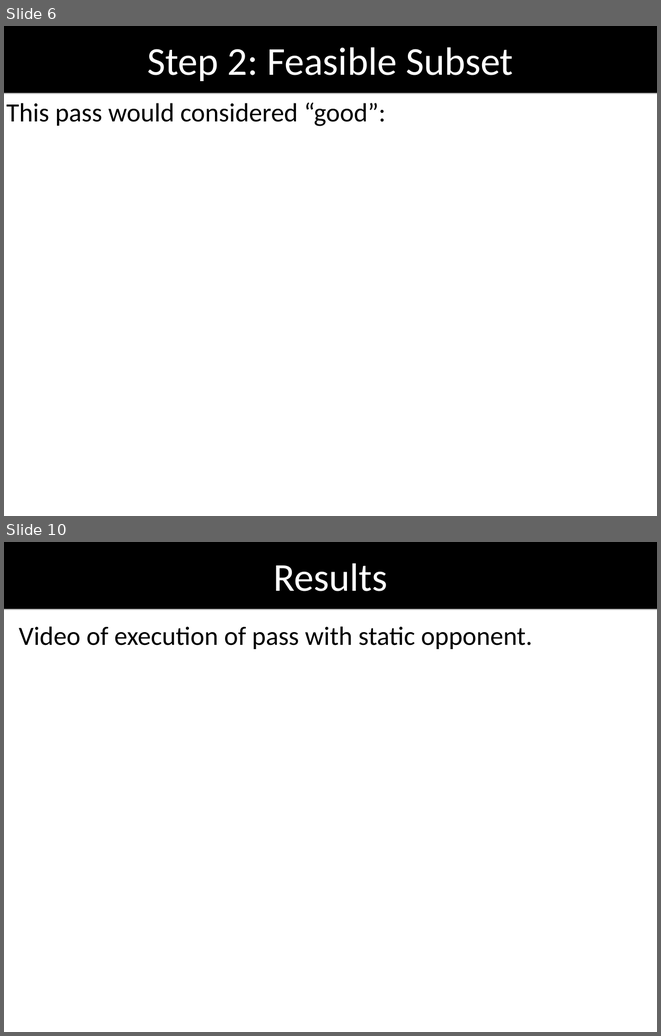
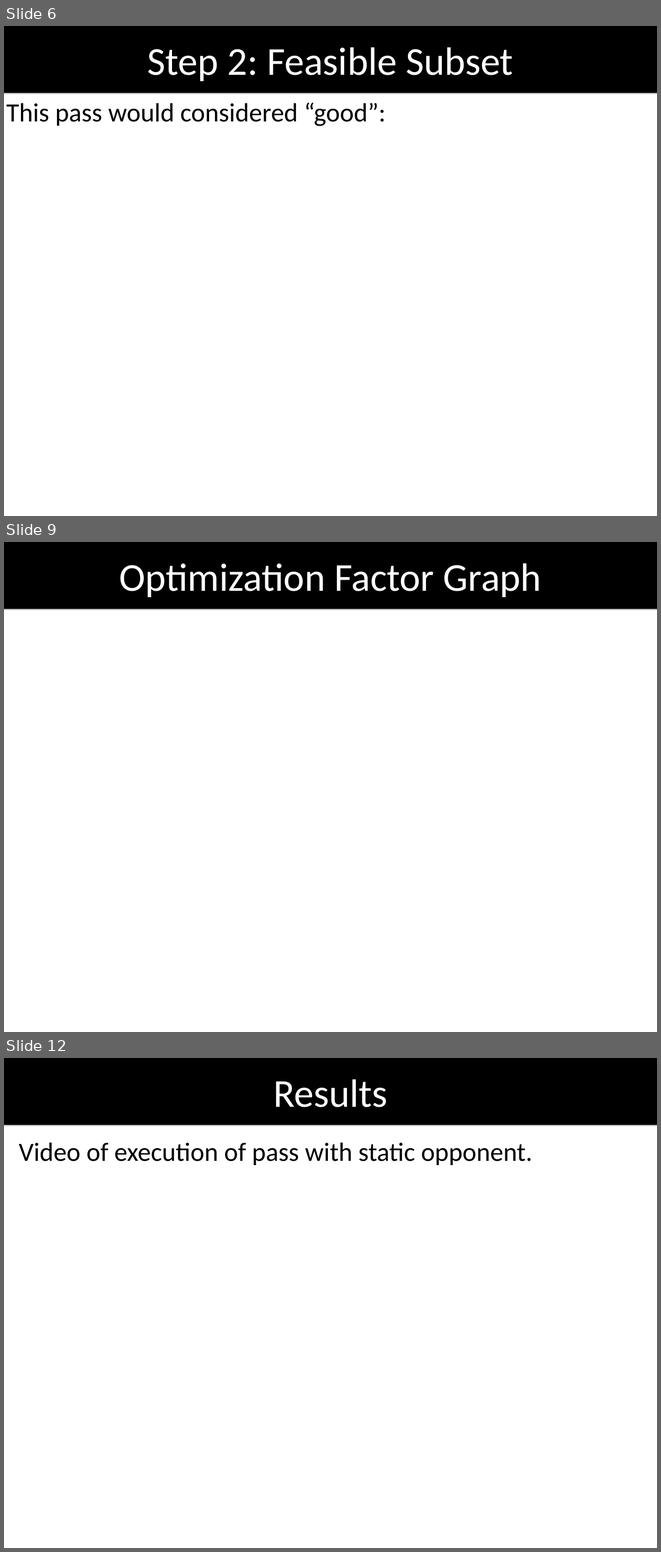
Before and after one commit to oarslan3/gt-cs-rip-projects, a slide deck: final/finalPresentation.odp. Shown one above the other, each under a label of ours: slides 6 and 10 before the commit, slides 6, 9 and 12 after it; the slides between them are not shown. The pictures are 661x1036 and 661x1552 pixels, drawn with LibreOffice and Linux fonts; fonts in the diff are those of the drawing; background and template pictures are left out. Boxes give left, top, right and bottom in pixels: in the first picture for what was removed or moved away, otherwise in the second. Text is boxed around its words. In the diff, an @@ line names an element or a change of style, - is before the commit and + after.

Commit message:
Added to the presentation, made a factor graph display, converted a video

```diff
--- a/final/finalPresentation.odp
+++ b/final/finalPresentation.odp
@@ slide 9 added at box(4, 542, 657, 1032), background picture (left out) @@
@@ title added at box(4, 542, 657, 608), fill #000000, 48 pt, text #FFFFFF @@
+Optimization Factor Graph
@@ what was slide 10 is now slide 12 @@
```
Also in this commit, not shown: 6 slides changed, 5 other slides added, 2 slides removed, 4 other files.
